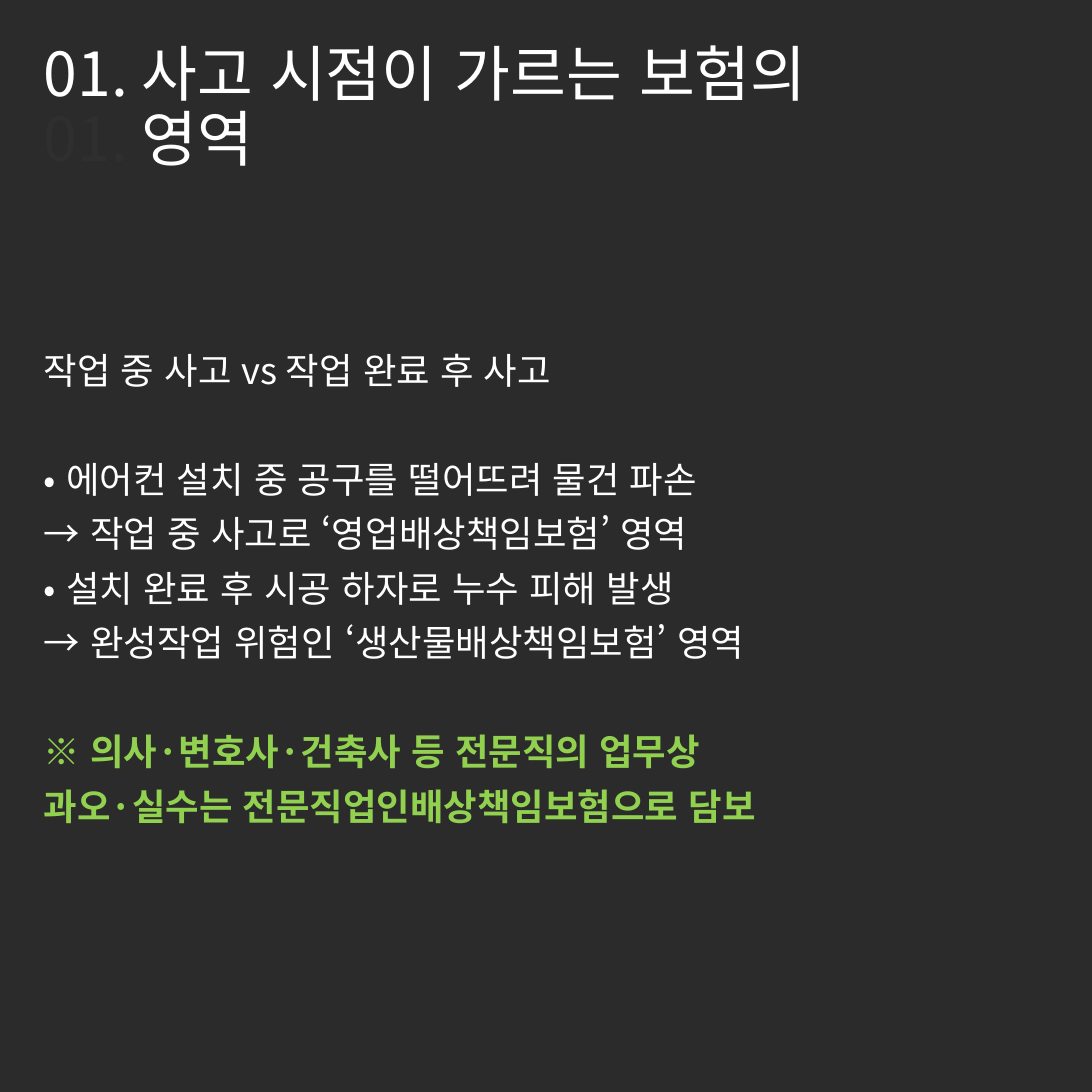
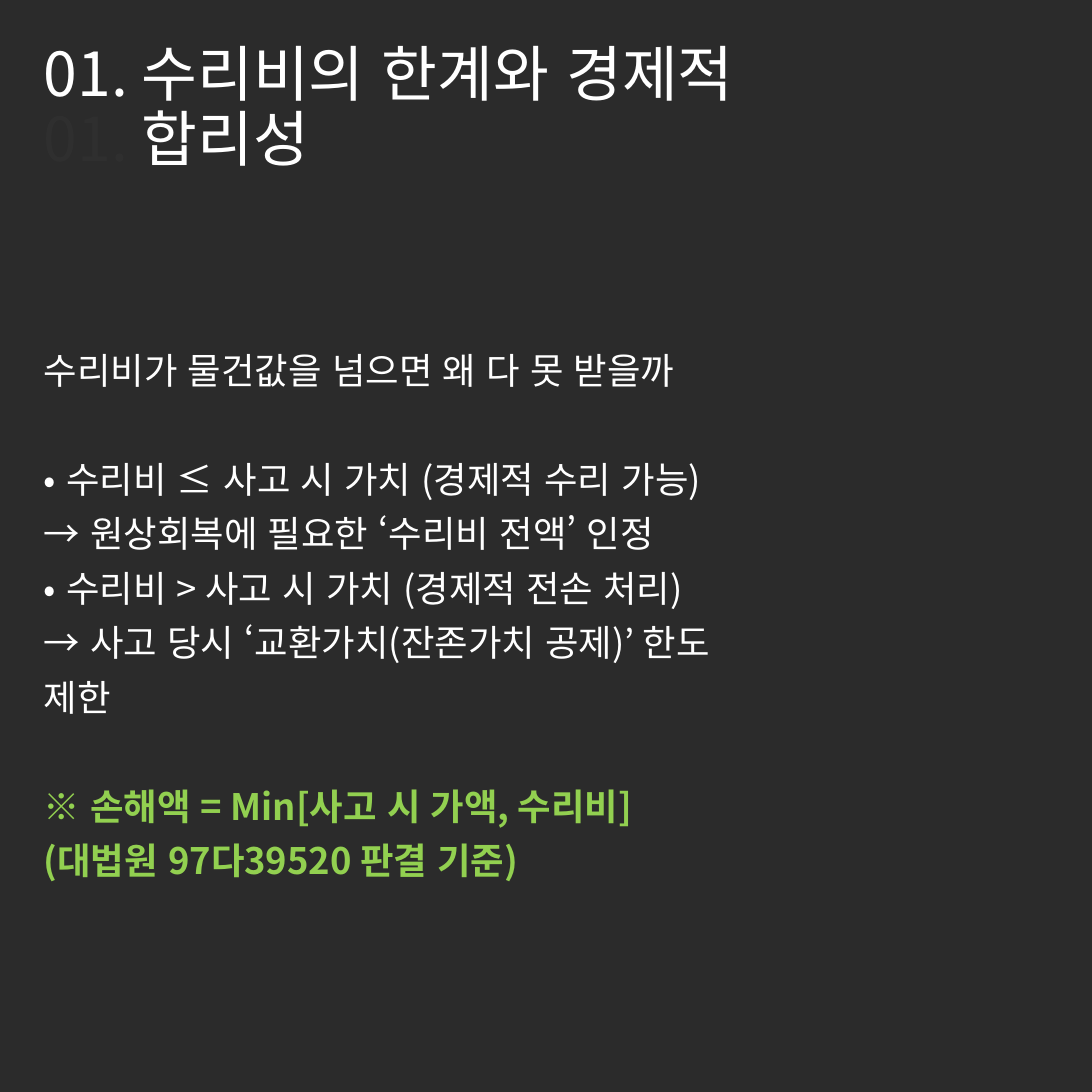
Before and after one commit to tladjuster00000029/brunch-SNS--auto, a slide deck: slide 2 of posts/images/generated_cards.pptx. Drawn at 1092x1092 pixels with LibreOffice and Linux fonts; fonts in the diff are those of the drawing; background and template pictures are left out; a plain dark background stands for a picture behind light text. Boxes give left, top, right and bottom in pixels: in the first picture for what was removed or moved away, otherwise in the second. Text is boxed around its words. In the diff, an @@ line names an element or a change of style, - is before the commit and + after.

```diff
--- a/posts/images/generated_cards.pptx
+++ b/posts/images/generated_cards.pptx
@@ title at (x1=44, y1=46, x2=733, y2=180): text changed @@
-01. 사고 시점이 가르는 보험의
-01. 영역
+01. 수리비의 한계와 경제적
+01. 합리성
@@ subtitle at (x1=44, y1=354, x2=710, y2=881): text changed @@
-작업 중 사고 vs 작업 완료 후 사고
-• 에어컨 설치 중 공구를 떨어뜨려 물건 파손
-→ 작업 중 사고로 ‘영업배상책임보험’ 영역
-• 설치 완료 후 시공 하자로 누수 피해 발생
-→ 완성작업 위험인 ‘생산물배상책임보험’ 영역
-※ 의사·변호사·건축사 등 전문직의 업무상
-과오·실수는 전문직업인배상책임보험으로 담보
+수리비가 물건값을 넘으면 왜 다 못 받을까
+• 수리비 ≤ 사고 시 가치 (경제적 수리 가능)
+→ 원상회복에 필요한 ‘수리비 전액’ 인정
+• 수리비 > 사고 시 가치 (경제적 전손 처리)
+→ 사고 당시 ‘교환가치(잔존가치 공제)’ 한도
+제한
+※ 손해액 = Min[사고 시 가액, 수리비]
+(대법원 97다39520 판결 기준)
```
Also in this commit, not shown: 3 other slides changed, 1 slide added, 1 slide removed, 5 other files.
